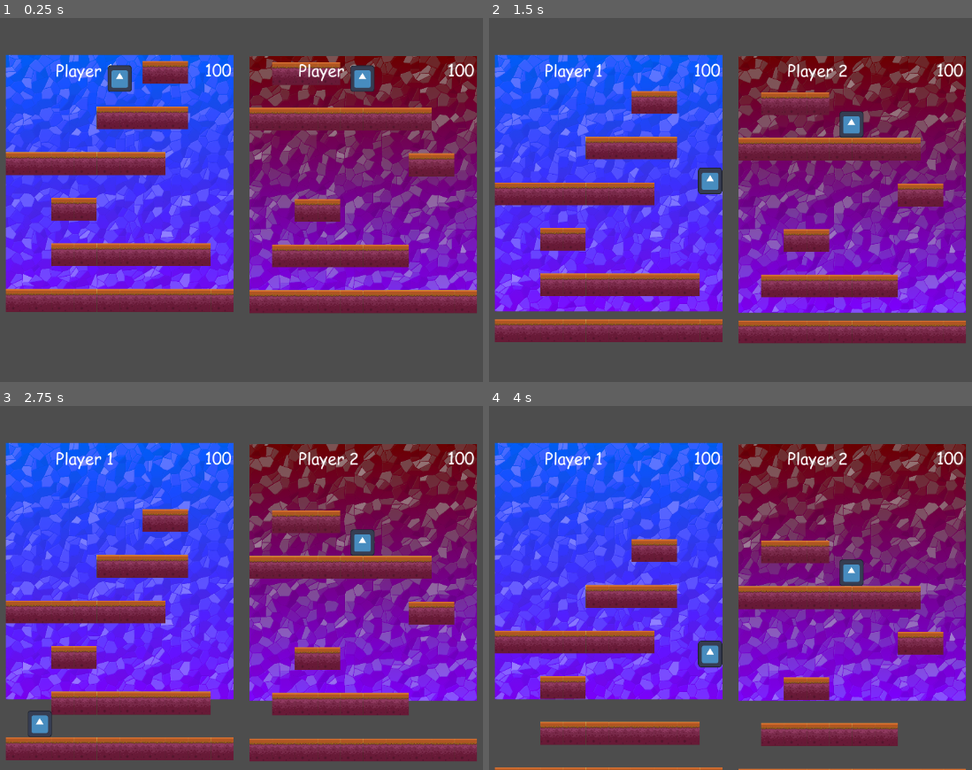
Above: before the commit, frames 1-4 (two rows, left to right).
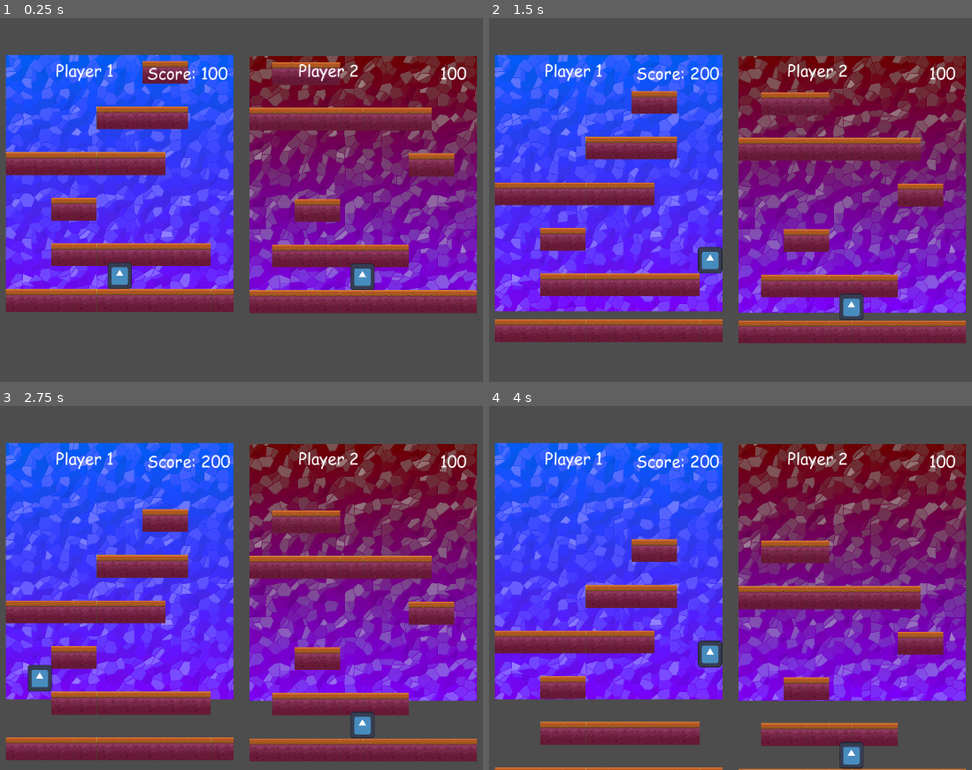
Above: after the commit, the same moments.

Repository: LegacyMD/xd_tower
Game: Godot game, scene res://scenes/root_scene.tscn
The game is run twice, just before and just after one commit, with the same random seed, the same clock (stepped at 60 frames per second) and the same inputs. The engine's default icon, where the game draws it, is replaced by a stand-in: a white triangle on a blue panel in a dark square.
Inputs (mouse positions are in pixels of both pictures, inside the frame that each line leads up to):
- Up to frame 1 (0.25 s): no input
- Up to frame 2 (1.5 s): move the mouse to (875, 163) at 0.52 s; hold D (player0_right) from 0.53 s (still down); click (875, 163) at 0.67 s; tap W (player0_up) at 0.77 s; move the mouse to (580, 203) at 1.27 s
- Up to frame 3 (2.75 s): tap W (player0_up) at 1.52 s; move the mouse to (304, 482) at 2.02 s; release D (player0_right) at 2.03 s; hold A (player0_left) from 2.03 s (still down)
- Up to frame 4 (4 s): move the mouse to (687, 649) at 2.77 s; release A (player0_left) at 2.78 s; hold D (player0_right) from 2.78 s (still down); click (687, 649) at 2.92 s; tap W (player0_up) at 3.02, 3.77 s; move the mouse to (933, 631) at 3.52 s

The runs differ from the first frame. In frame 1, 2.0% of the frame differs, in the area x 22-99%, y 12-75%; in frame 2, 1.9%; in frame 3, 1.7%; in frame 4, 1.1%.

Commit message:
Detect reaching new platform and update score

Diff:
--- a/scenes/player.gd
+++ b/scenes/player.gd
@@ -3,10 +3,17 @@
 # NOTE(mwk): for each player view, the index is hardcoded
 @export var player_idx : int
 
+signal score_changed(new_score)
+
 var horizontal_move_multiplier = 30
 var vertical_jump_multiplier = 950
 var vertical_fall_multiplier = 1000
 var gravity := 55
+
+var score := 0
+var min_platform_y = 100000 # Used to keep track of score
+const score_for_new_platform = 100
+const score_for_new_effect = 500
 
 func add_keyboard_mapping(action_name, keycode):
     var input_event_key = InputEventKey.new()
@@ -56,6 +63,9 @@
     #print("JA PIERDOLE")
     pass
 
+func _process(delta):
+    _check_new_platform()
+
 func _physics_process(delta):
     velocity.y += gravity
 
@@ -89,3 +99,16 @@
         velocity.y = max(velocity.y, 0)
 
     move_and_slide()
+
+func _check_new_platform():
+    if player_idx == 1:
+        return
+
+    if is_on_floor():
+        if (min_platform_y > global_position.y):
+            min_platform_y = global_position.y
+            add_score(score_for_new_platform)
+
+func add_score(value):
+    score += value
+    score_changed.emit(score)
--- a/scenes/player_view.tscn
+++ b/scenes/player_view.tscn
@@ -1,9 +1,10 @@
-[gd_scene load_steps=7 format=3 uid="uid://c0df40lhsahqm"]
+[gd_scene load_steps=8 format=3 uid="uid://c0df40lhsahqm"]
 
 [ext_resource type="Texture2D" uid="uid://k56ue13rongu" path="res://images/bg1.png" id="1_g4c12"]
 [ext_resource type="Script" path="res://scenes/player_view.gd" id="1_hdgho"]
 [ext_resource type="PackedScene" uid="uid://cmsiiqo6trr02" path="res://scenes/player.tscn" id="1_wpenj"]
 [ext_resource type="FontFile" uid="uid://1a64xqtvvu7t" path="res://fonts/COMIC.TTF" id="3_3bjkn"]
+[ext_resource type="Script" path="res://scenes/score_label.gd" id="4_25gyq"]
 
 [sub_resource type="RectangleShape2D" id="RectangleShape2D_d1cn2"]
 size = Vector2(964.211, 176.711)
@@ -41,17 +42,18 @@
 text = "Player 1"
 
 [node name="ScoreLabel" type="Label" parent="."]
-offset_left = 87.0
-offset_top = -311.0
-offset_right = 279.0
-offset_bottom = -258.0
+offset_left = 68.0
+offset_top = -303.0
+offset_right = 260.0
+offset_bottom = -246.0
 theme_override_fonts/font = ExtResource("3_3bjkn")
 theme_override_font_sizes/font_size = 40
 text = "100"
 horizontal_alignment = 2
+script = ExtResource("4_25gyq")
 
 [node name="Player" parent="." instance=ExtResource("1_wpenj")]
-position = Vector2(0, -370)
+position = Vector2(0, 166)
 collision_mask = 7
 
 [node name="LeftWall" type="StaticBody2D" parent="."]
@@ -72,5 +74,6 @@
 [connection signal="area_entered" from="Area2D" to="Player" method="_on_area_2d_area_entered"]
 [connection signal="body_entered" from="Area2D" to="Player" method="_on_area_2d_body_entered"]
 [connection signal="tree_entered" from="Area2D/CollisionShape2D" to="Player" method="_on_collision_shape_2d_tree_entered"]
+[connection signal="score_changed" from="Player" to="ScoreLabel" method="_on_player_score_changed"]
 
 [editable path="Player"]
--- a/scenes/root_scene.tscn
+++ b/scenes/root_scene.tscn
@@ -1,7 +1,8 @@
-[gd_scene load_steps=4 format=3 uid="uid://be1m1bli4kvxx"]
+[gd_scene load_steps=5 format=3 uid="uid://be1m1bli4kvxx"]
 
 [ext_resource type="PackedScene" uid="uid://c0df40lhsahqm" path="res://scenes/player_view.tscn" id="1_mew4d"]
 [ext_resource type="Texture2D" uid="uid://bnhppr88odaml" path="res://images/bg2.png" id="2_3fxt5"]
+[ext_resource type="Script" path="res://scenes/score_label.gd" id="2_exf4l"]
 [ext_resource type="PackedScene" uid="uid://dhnwcp01tc7x1" path="res://scenes/platform_spawner.tscn" id="3_ny1kp"]
 
 [node name="RootNode" type="Node2D"]
@@ -12,16 +13,19 @@
 [node name="Background" parent="PlayerView" index="0"]
 position = Vector2(0, 0)
 
+[node name="ScoreLabel" parent="PlayerView" index="4"]
+script = ExtResource("2_exf4l")
+
 [node name="PlayerView2" parent="." instance=ExtResource("1_mew4d")]
 position = Vector2(328, -14)
 
 [node name="Background" parent="PlayerView2" index="0"]
 texture = ExtResource("2_3fxt5")
 
-[node name="PlayerNameLabel" parent="PlayerView2" index="2"]
+[node name="PlayerNameLabel" parent="PlayerView2" index="3"]
 text = "Player 2"
 
-[node name="Player" parent="PlayerView2" index="4"]
+[node name="Player" parent="PlayerView2" index="5"]
 player_idx = 1
 
 [node name="Camera2D" type="Camera2D" parent="."]
--- /dev/null
+++ b/scenes/score_label.gd
@@ -0,0 +1,4 @@
+extends Label
+
+func _on_player_score_changed(new_score):
+    text = "Score: %s" % new_score
